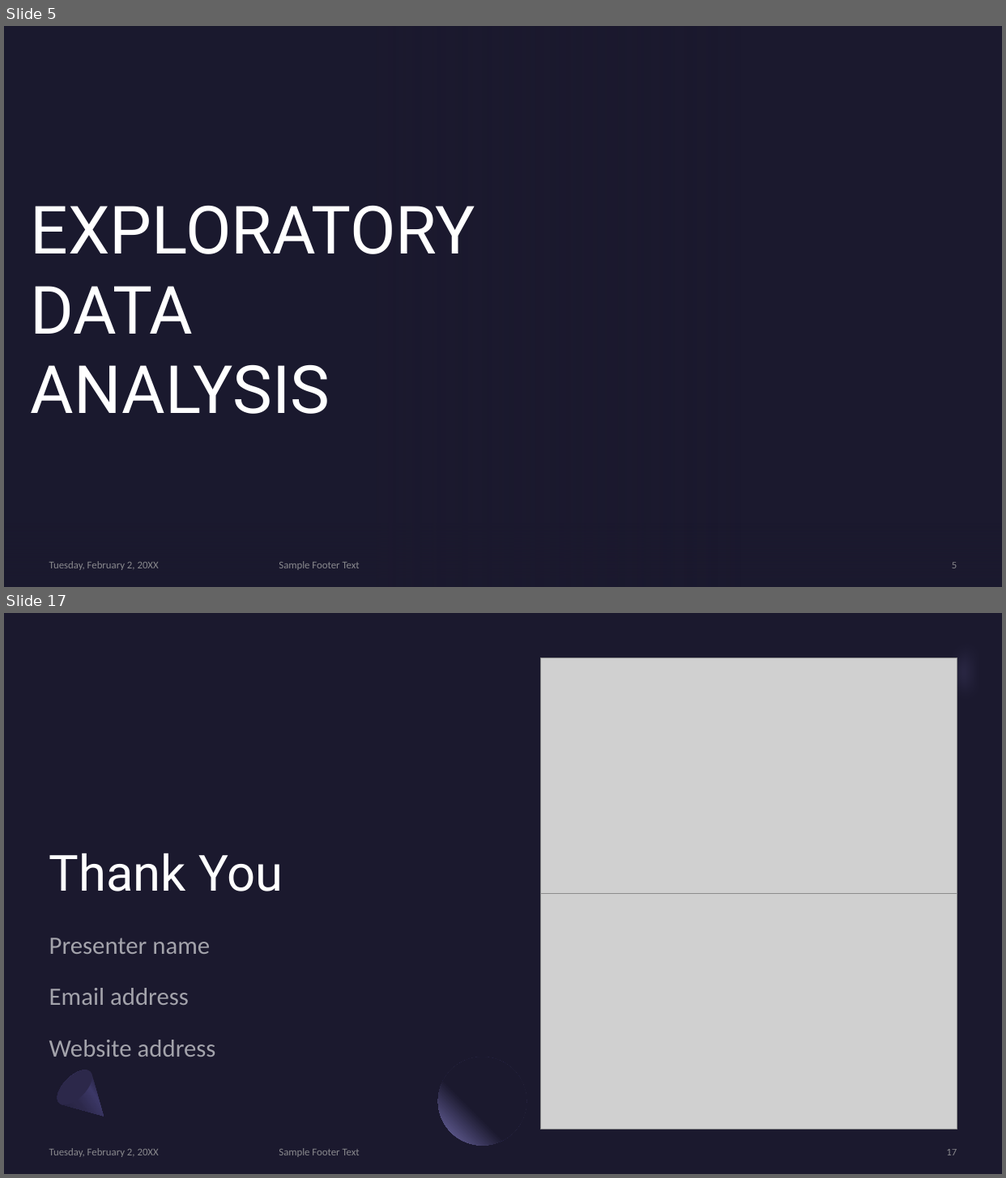
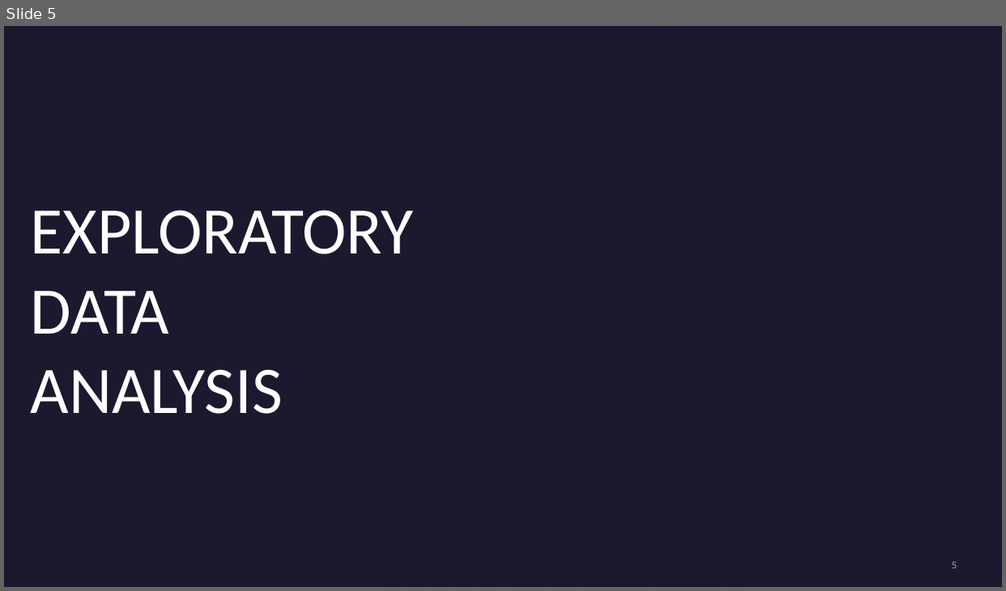
Before and after one commit to kwanda2426/kwanda_mlondi, a slide deck: STOCK MARKET INVESTMENT STRATEGY.pptx. Shown one above the other, each under a label of ours: slides 5 and 17 before the commit, slide 5 after it; the slides between them are not shown. The pictures are 1006x1178 and 1006x591 pixels, drawn with LibreOffice and Linux fonts; fonts in the diff are those of the drawing; grey boxes stand for pictures; background and template pictures are left out. Boxes give left, top, right and bottom in pixels: in the first picture for what was removed or moved away, otherwise in the second. Text is boxed around its words. In the diff, an @@ line names an element or a change of style, - is before the commit and + after.

```diff
--- a/STOCK MARKET INVESTMENT STRATEGY.pptx
+++ b/STOCK MARKET INVESTMENT STRATEGY.pptx
@@ slide 17 removed at bbox=[4, 613, 1002, 1174], background #1B192E @@
@@ freeform shape removed at bbox=[909, 613, 1002, 735] @@
@@ picture removed at bbox=[541, 658, 957, 894] @@
@@ ellipse removed at bbox=[957, 697, 991, 730] @@
@@ title removed at bbox=[49, 853, 283, 892] @@
-Thank You
@@ picture removed at bbox=[541, 894, 957, 1130] @@
@@ subtitle removed at bbox=[49, 938, 216, 1057] @@
-Presenter name
-Email address
-Website address
@@ freeform shape removed at bbox=[51, 1065, 119, 1132] @@
@@ ellipse removed at bbox=[52, 1064, 99, 1112] @@
@@ ellipse removed at bbox=[438, 1058, 526, 1146] @@
@@ text removed at bbox=[49, 1148, 159, 1157] @@
-Tuesday, February 2, 20XX
@@ text removed at bbox=[279, 1148, 360, 1157] @@
-Sample Footer Text
@@ page number removed at bbox=[946, 1149, 957, 1156] @@
-17
@@ slide 5 changed as well @@
@@ title "EXPLORATORY DATA ANALYSIS" at bbox=[31, 210, 414, 414]: font Roboto to Calibri @@
@@ page number at bbox=[952, 562, 957, 569]: text colour #A6A6A6 at 80% opacity to #A5A5A5 @@
@@ text removed at bbox=[49, 561, 159, 570] @@
-Tuesday, February 2, 20XX
@@ text removed at bbox=[279, 561, 360, 570] @@
-Sample Footer Text
```
Also in this commit, not shown: 5 other slides changed, 13 slides added, 10 other slides removed, 3 other files.
